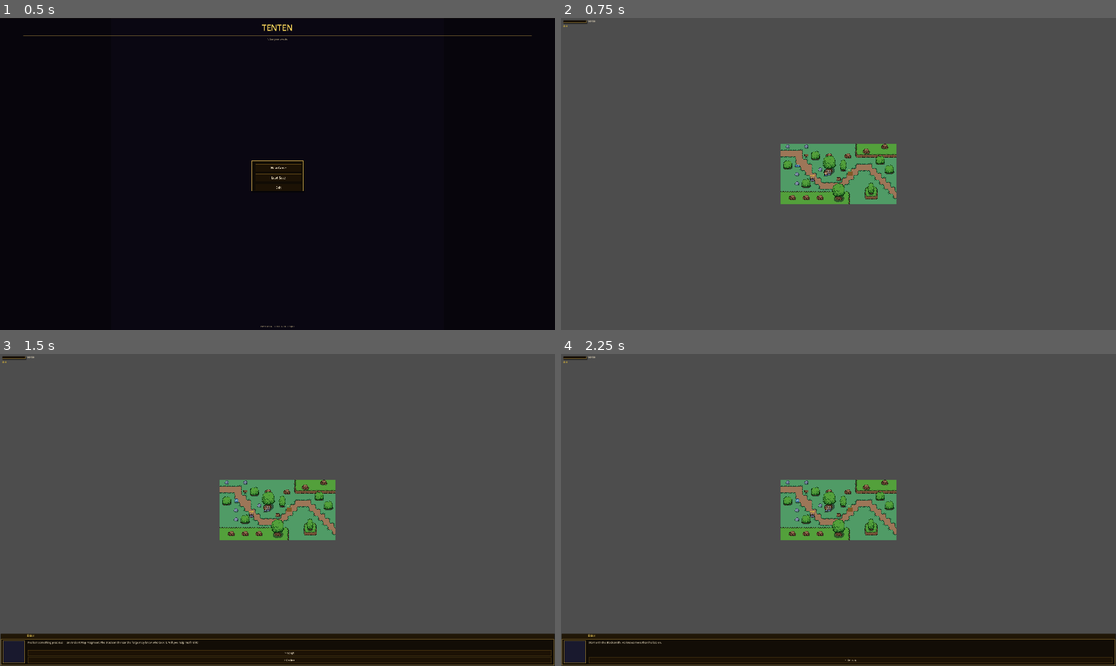
Above: before the commit, frames 1-4 (two rows, left to right).
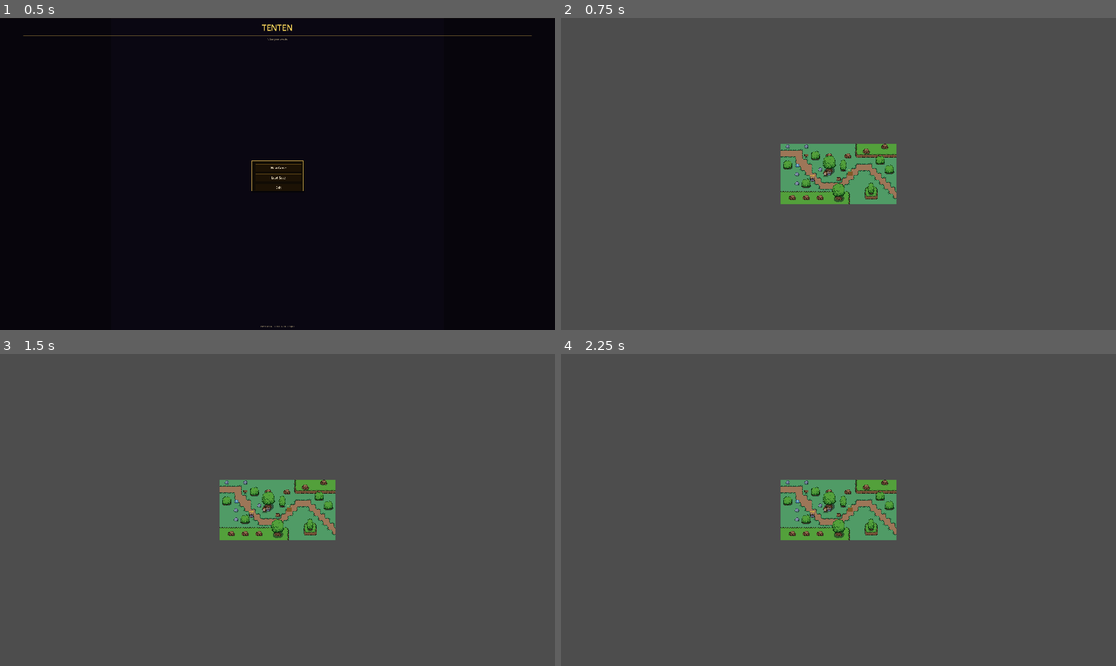
Above: after the commit, the same moments.

Repository: Puget-Sound-Skills-Center/godot-tenten-project
Game: Godot game, scene res://scenes/main.tscn
Two runs of this game, one before a commit and one after it. Both use one fixed random seed, a clock stepped at 60 frames per second and the inputs below.
Inputs (mouse positions are in pixels of both pictures, inside the frame that each line leads up to):
- Up to frame 1 (0.5 s): no input
- Up to frame 2 (0.75 s): click "New Game" at 0.5 s
- Up to frame 3 (1.5 s): tap Enter at 1.25 s; move the mouse to (399, 494) at 1.27 s; hold D (move_right) from 1.28 s (still down); hold E (interact) from 1.28 s (still down); click (399, 494) at 1.42 s
- Up to frame 4 (2.25 s): release D (move_right) at 2 s; release E (interact) at 2 s; click (849, 653) at 2 s, where only the run before the commit has a clickable "> Accept"

Frame 1 is identical in both runs. In frame 2, less than 0.1% of the frame differs, in the area x 0-49%, y 0-52%; in frame 3, 10%; in frame 4, 11%, in the area x 0-100%, y 0-100%.
Error after the commit: Parse Error: Identifier "HUD" not declared in the current scope. (res://script/player.gd:37)

Commit message:
feat(ui-scale): player.gd delegates HUD to HUD autoload
Co-Authored-By: Claude Sonnet 4.6 <noreply@anthropic.com>

Diff:
--- a/script/player.gd
+++ b/script/player.gd
@@ -17,11 +17,7 @@
 
 var _attacking_enemy: Node2D = null
 
-var _hud_layer: CanvasLayer
 var _shop_layer: CanvasLayer
-var _hud_money_label: Label
-var _hud_hp_bar_fg: ColorRect
-var _hud_hp_label: Label
 var _shop_money_label: Label
 var _dmg_level_label: Label
 var _hp_level_label: Label
@@ -29,8 +25,6 @@
 var _dmg_btn: Button
 var _hp_btn: Button
 var _def_btn: Button
-var _lore_panel: Panel
-var _lore_label: Label
 
 func _ready():
 	add_to_group("player")
@@ -40,12 +34,15 @@
 	else:
 		health = global.get_max_health()
 	global.player_current_attack = false
-	_setup_hud()
+	HUD.show()
+	HUD.update_money(global.money)
+	HUD.update_hp(health / float(global.get_max_health()), health, global.get_max_health())
 	_setup_shop()
 
 func _exit_tree():
 	global.player_current_health = health
 	global.player_current_attack = false
+	HUD.hide()
 
 func _physics_process(delta):
 	player_movement(delta)
@@ -209,61 +206,7 @@
 	shop_open = false
 	_shop_layer.visible = false
 
-# --- HUD & Shop UI ---
-
-func _setup_hud():
-	_hud_layer = CanvasLayer.new()
-	_hud_layer.layer = 10
-	add_child(_hud_layer)
-
-	# ── HP bar ─────────────────────────────────────────────────────────────
-	var hp_bg := ColorRect.new()
-	hp_bg.color = UITheme.C_HP_BG
-	hp_bg.size  = Vector2(80, 9)
-	hp_bg.position = Vector2(8, 8)
-	_hud_layer.add_child(hp_bg)
-
-	# Gold border around HP bar
-	var hp_border := Panel.new()
-	hp_border.add_theme_stylebox_override("panel", UITheme.panel_style(1))
-	hp_border.size     = Vector2(80, 9)
-	hp_border.position = Vector2(8, 8)
-	hp_border.mouse_filter = Control.MOUSE_FILTER_IGNORE
-	_hud_layer.add_child(hp_border)
-
-	_hud_hp_bar_fg = ColorRect.new()
-	_hud_hp_bar_fg.color    = UITheme.C_HP_BAR
-	_hud_hp_bar_fg.size     = Vector2(78, 7)
-	_hud_hp_bar_fg.position = Vector2(1, 1)
-	hp_bg.add_child(_hud_hp_bar_fg)
-
-	_hud_hp_label = Label.new()
-	_hud_hp_label.position = Vector2(92, 6)
-	_hud_hp_label.add_theme_color_override("font_color", UITheme.C_TEXT)
-	UITheme.apply_font(_hud_hp_label, 7)
-	_hud_layer.add_child(_hud_hp_label)
-
-	# ── Gold counter ────────────────────────────────────────────────────────
-	_hud_money_label = Label.new()
-	_hud_money_label.position = Vector2(8, 22)
-	_hud_money_label.add_theme_color_override("font_color", UITheme.C_GOLD)
-	UITheme.apply_font(_hud_money_label, 8)
-	_hud_layer.add_child(_hud_money_label)
-
-	# ── Lore / item panel ───────────────────────────────────────────────────
-	_lore_panel = Panel.new()
-	_lore_panel.add_theme_stylebox_override("panel", UITheme.panel_style(1))
-	_lore_panel.size     = Vector2(88, 14)
-	_lore_panel.position = Vector2(8, 36)
-	_lore_panel.visible  = false
-	_hud_layer.add_child(_lore_panel)
-
-	_lore_label = Label.new()
-	_lore_label.position  = Vector2(3, 1)
-	_lore_label.clip_text = true
-	_lore_label.add_theme_color_override("font_color", UITheme.C_TITLE)
-	UITheme.apply_font(_lore_label, 7)
-	_lore_panel.add_child(_lore_label)
+# --- Shop UI ---
 
 func _setup_shop():
 	_shop_layer = CanvasLayer.new()
@@ -387,21 +330,21 @@
 func _upgrade_cost(current_level: int) -> int:
 	return 50 + current_level * 10
 
-func _update_hud():
-	_hud_money_label.text = "G: %d" % global.money
-
-	var max_hp := float(global.get_max_health())
-	var pct    := clampf(float(health) / max_hp, 0.0, 1.0) if max_hp > 0 else 0.0
-	_hud_hp_bar_fg.size.x = 78.0 * pct
-	_hud_hp_label.text    = "%d/%d" % [health, int(max_hp)]
-
-	var has_lore := false
+func _update_hud() -> void:
+	var max_hp := global.get_max_health()
+	var pct := health / float(max_hp)
+	HUD.update_hp(pct, health, max_hp)
+	HUD.update_money(global.money)
+
+	var lore_text := ""
 	for key in global.items:
-		if int(global.items[key]) > 0:
-			has_lore = true
-			_lore_label.text = String(key).replace("_", " ").capitalize()
+		if global.items[key]:
+			lore_text = String(key).replace("_", " ").capitalize()
 			break
-	_lore_panel.visible = has_lore
+	if lore_text.is_empty():
+		HUD.hide_lore()
+	else:
+		HUD.show_lore(lore_text)
 
 	if shop_open:
 		_shop_money_label.text = "Gold: %d g" % global.money
